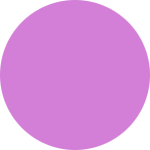
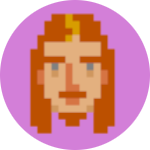
Revision of a layered (150, 150) image; what changed, layer by layer:
added layer "Eingefügte Ebene" above "Hintergrund" over [29, 13, 116, 135]
